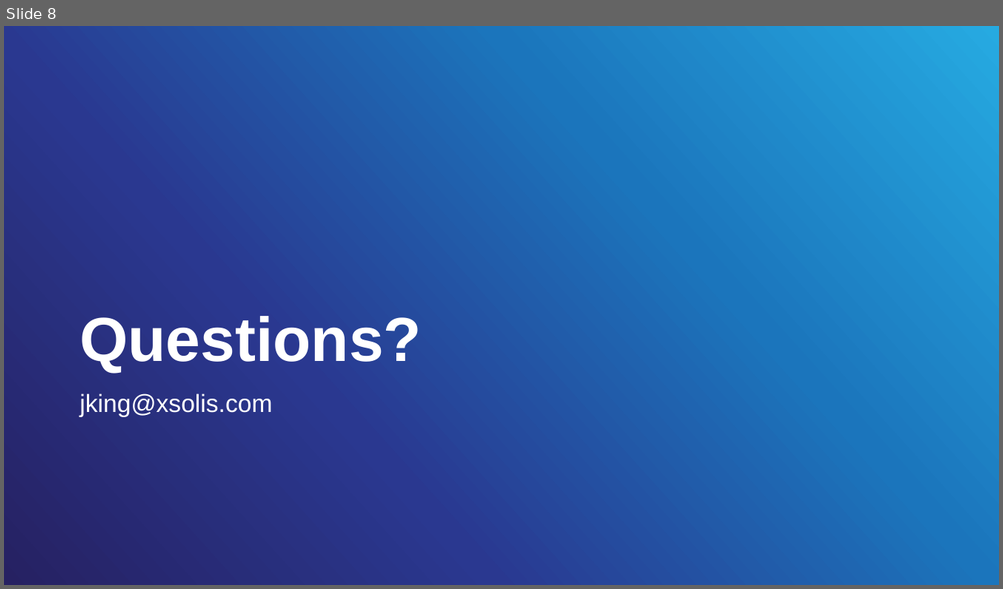
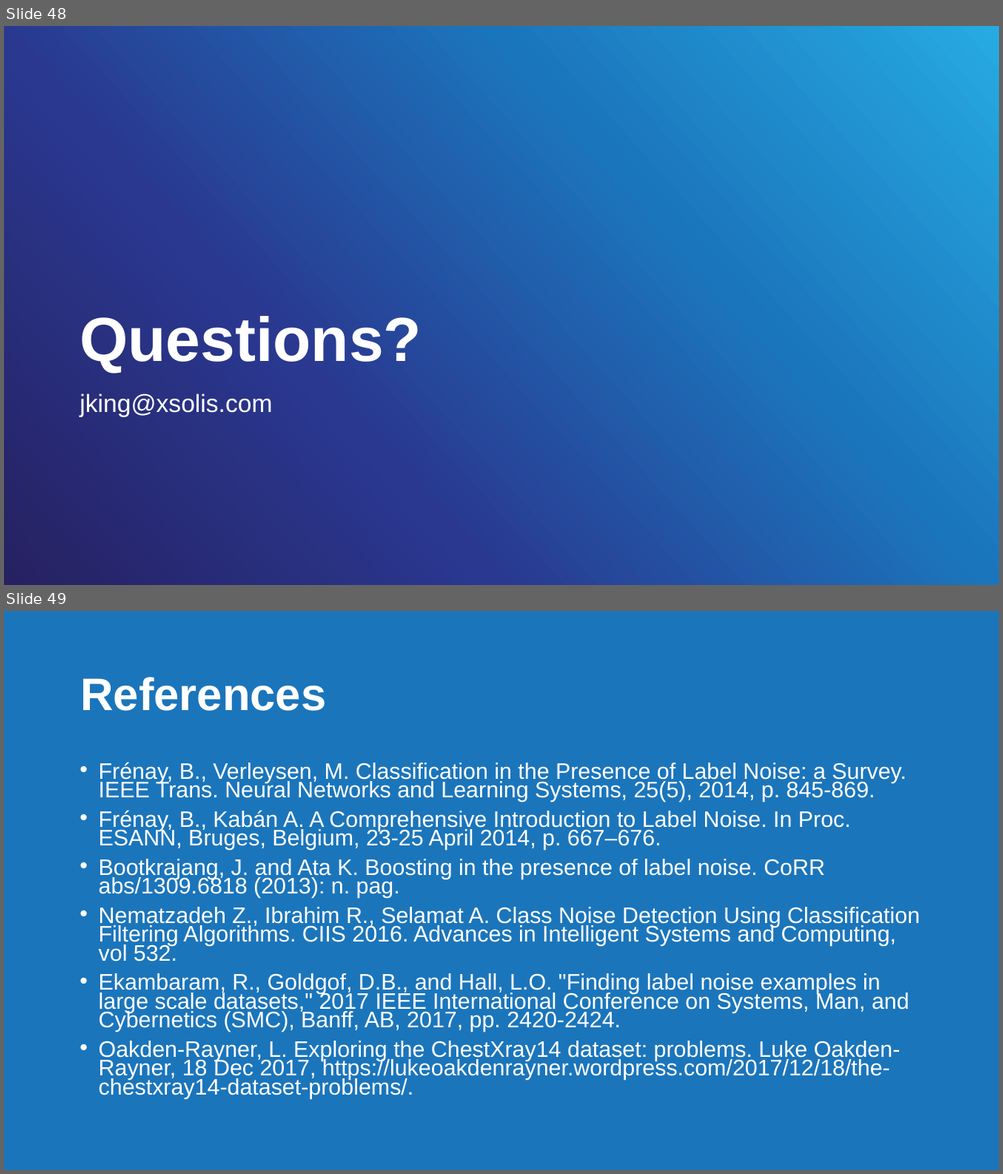
Before and after one commit to jkingphd/label_noise, a slide deck: ntc_analytics_summit_king.pptx. Shown one above the other, each under a label of ours: slide 8 before the commit, slides 48 and 49 after it. The pictures are 1003x589 and 1003x1174 pixels, drawn with LibreOffice and Linux fonts; fonts in the diff are those of the drawing. Boxes give left, top, right and bottom in pixels: in the first picture for what was removed or moved away, otherwise in the second. Text is boxed around its words. In the diff, an @@ line names an element or a change of style, - is before the commit and + after.

```diff
--- a/ntc_analytics_summit_king.pptx
+++ b/ntc_analytics_summit_king.pptx
@@ slide 49 added at (4, 611, 999, 1170), background #1B75BB @@
@@ title added at (80, 677, 326, 711), 44 pt, text #FFFFFF, bold @@
+References
@@ text added at (99, 762, 919, 1099), 21.7 pt, text #FFFFFF @@
+• Frénay, B., Verleysen, M. Classification in the Presence of Label Noise: a Survey. IEEE Trans. Neural Networks and Learning Systems, 25(5), 2014, p. 845-869.
+• Frénay, B., Kabán A. A Comprehensive Introduction to Label Noise. In Proc. ESANN, Bruges, Belgium, 23-25 April 2014, p. 667–676.
+• Bootkrajang, J. and Ata K. Boosting in the presence of label noise. CoRR abs/1309.6818 (2013): n. pag.
+• Nematzadeh Z., Ibrahim R., Selamat A. Class Noise Detection Using Classification Filtering Algorithms. CIIS 2016. Advances in Intelligent Systems and Computing, vol 532.
+• Ekambaram, R., Goldgof, D.B., and Hall, L.O. "Finding label noise examples in large scale datasets," 2017 IEEE International Conference on Systems, Man, and Cybernetics (SMC), Banff, AB, 2017, pp. 2420-2424.
+• Oakden-Rayner, L. Exploring the ChestXray14 dataset: problems. Luke Oakden-Rayner, 18 Dec 2017, https://lukeoakdenrayner.wordpress.com/2017/12/18/the-chestxray14-dataset-problems/.
@@ what was slide 8 is now slide 48 @@
```
Also in this commit, not shown: 2 slides changed, 43 other slides added, 4 slides removed, 6 other files.
